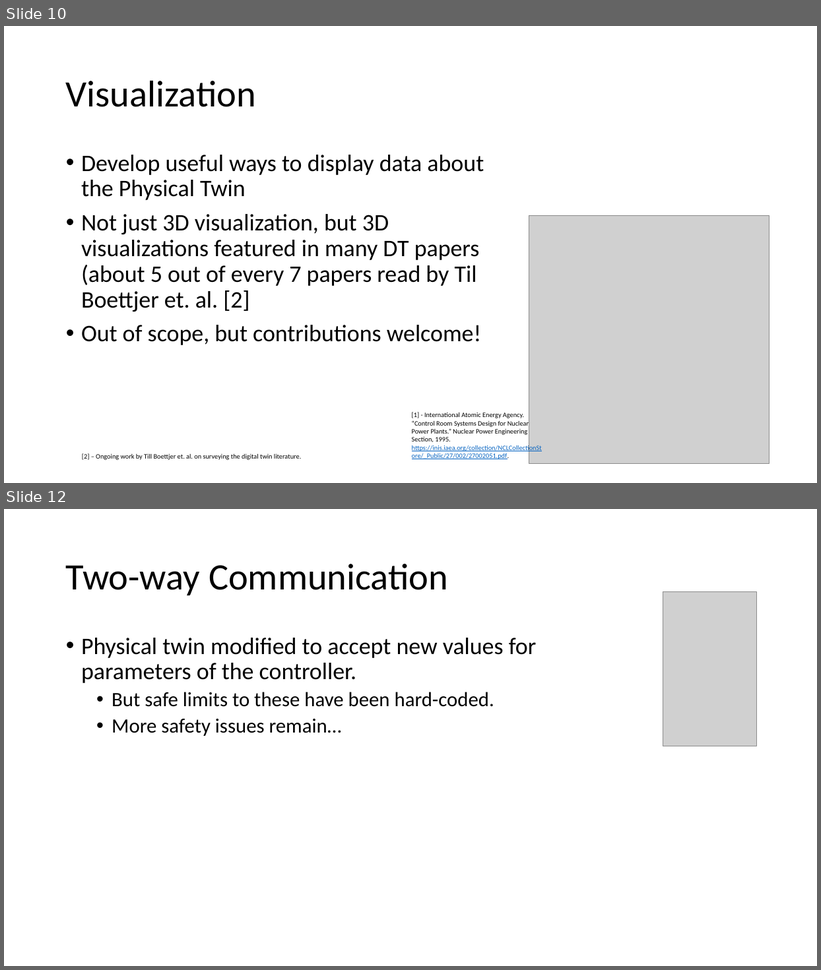
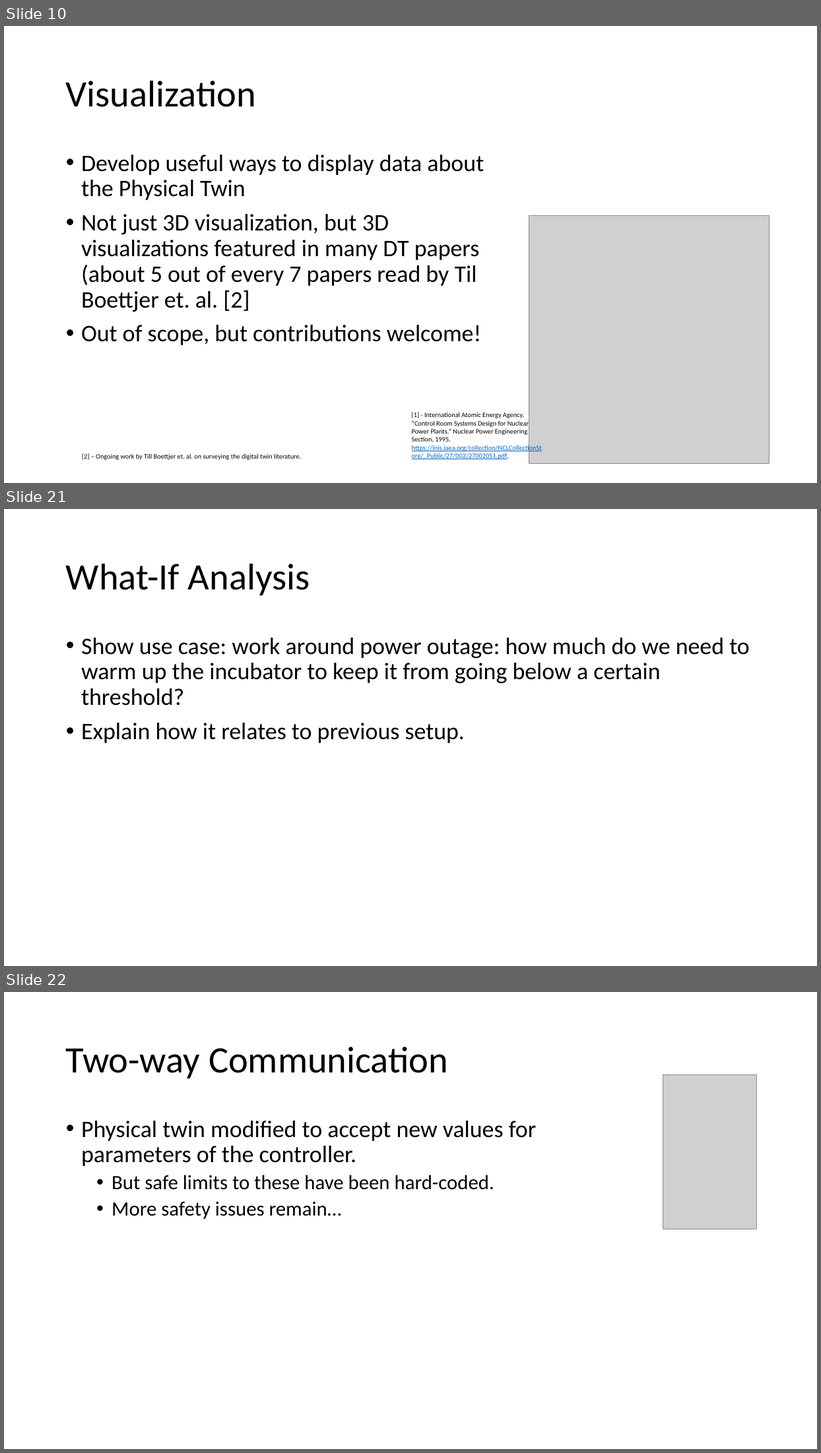
Before and after one commit to INTO-CPS-Association/example_digital-twin_incubator, a slide deck: notes/presentations/DigitLunch_17_December.pptx. Shown one above the other, each under a label of ours: slides 10 and 12 before the commit, slides 10, 21 and 22 after it; the slides between them are not shown. The pictures are 821x970 and 821x1453 pixels, drawn with LibreOffice and Linux fonts; fonts in the diff are those of the drawing; grey boxes stand for pictures. Boxes give left, top, right and bottom in pixels: in the first picture for what was removed or moved away, otherwise in the second. Text is boxed around its words. In the diff, an @@ line names an element or a change of style, - is before the commit and + after.

```diff
--- a/notes/presentations/DigitLunch_17_December.pptx
+++ b/notes/presentations/DigitLunch_17_December.pptx
@@ slide 21 added at (4, 509, 817, 966), background #FFFFFF @@
@@ title added at (66, 563, 310, 595), 44 pt, text #000000 @@
+What-If Analysis
@@ text added at (81, 638, 750, 743), 28 pt, text #000000 @@
+• Show use case: work around power outage: how much do we need to warm up the incubator to keep it from going below a certain threshold?
+• Explain how it relates to previous setup.
@@ what was slide 12 is now slide 22 @@
```
Also in this commit, not shown: 3 slides changed, 11 other slides added, 2 other files.
